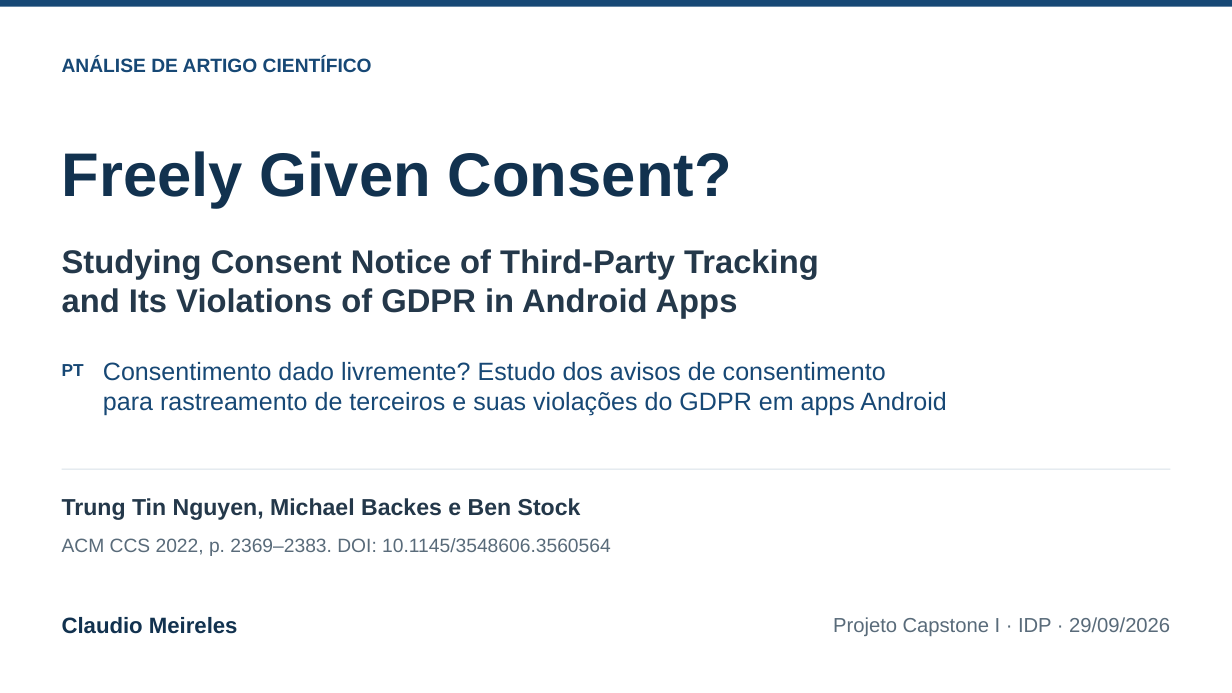
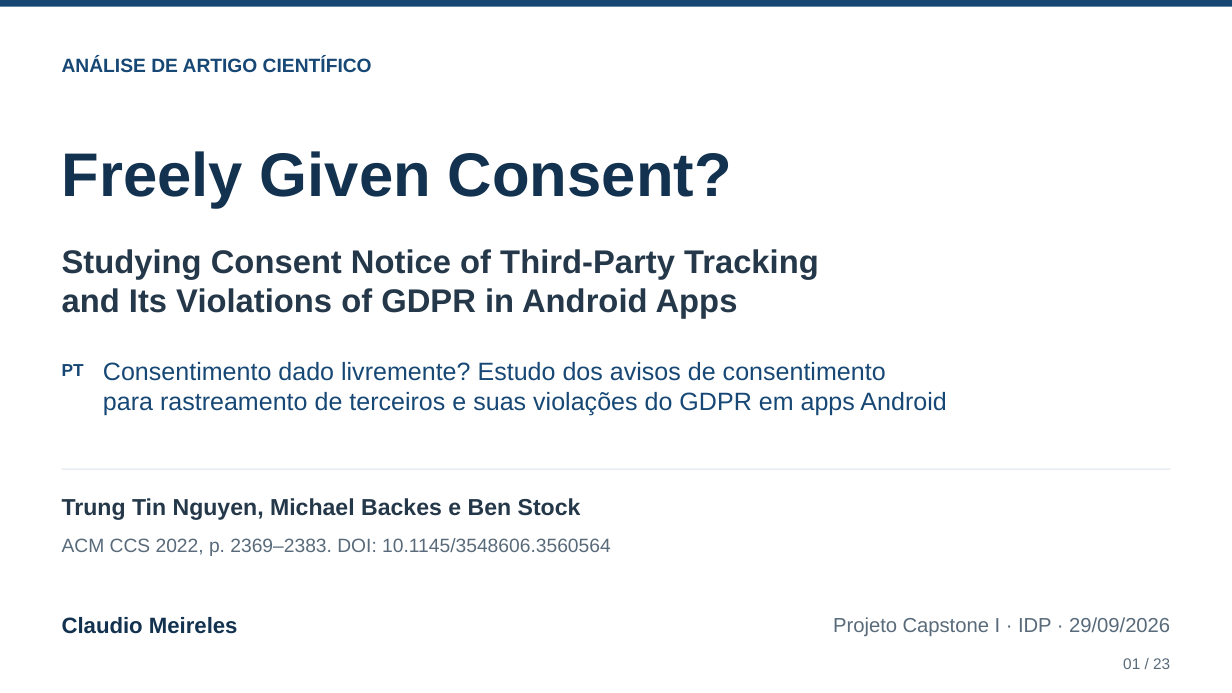
Before and after one commit to ClaudioAMF1/TCC, a slide deck: slide 1 of seminario/apresentacao/seminario-analise-de-artigo.pptx. Drawn at 1232x693 pixels with LibreOffice and Linux fonts; fonts in the diff are those of the drawing. Boxes give left, top, right and bottom in pixels: in the first picture for what was removed or moved away, otherwise in the second. Text is boxed around its words. In the diff, an @@ line names an element or a change of style, - is before the commit and + after.

```diff
--- a/seminario/apresentacao/seminario-analise-de-artigo.pptx
+++ b/seminario/apresentacao/seminario-analise-de-artigo.pptx
@@ text added at [1123, 658, 1170, 669], 12 pt, text #596B7A @@
+01 / 23
```
Also in this commit, not shown: 24 other slides changed, 13 other files.
